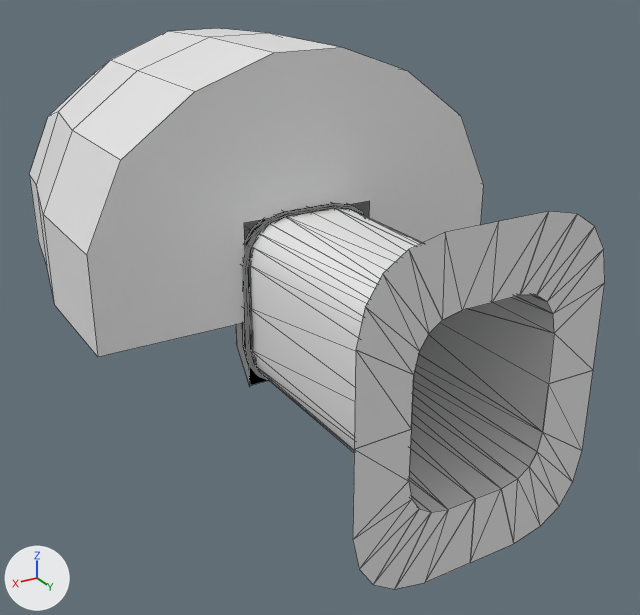
Before and after pictures for a commit that changed the Blender file Models/NeistAir/18AN-24.blend.
The view is the same before and after, from a 50 mm camera at (1.56, 2.65, 1.27) aimed at (-0.11, -0.14, -0.12). Lighting does not change. The marker at lower left points along +X, +Y and +Z. Mesh edges are drawn as thin lines.

Objects in the first picture: 'Hatch_Plane_Frame', 'flange', 'shellCollider', 'tube'.
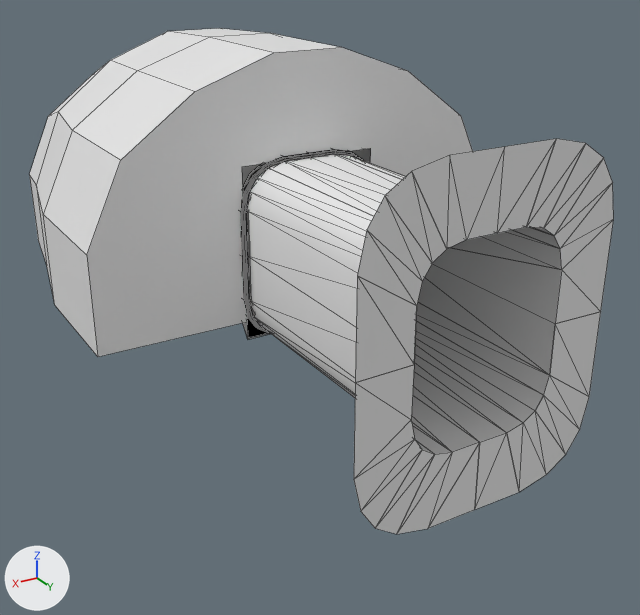
ob_hatch_plane is not drawn itself; it is the parent of ob_hatch_plane_frame, ob_tube.

Where the change shows, as pixel boxes [x1, y1, x2, y2] in the pictures (640 x 615 px; the box of a moved part takes in the faces that stretch with it):
'shellCollider', reshaped (8% shorter): before [30, 28, 484, 387]; after [30, 28, 473, 357]
'flange', moved: before [353, 211, 605, 589]; after [354, 139, 614, 534]
'tube', moved: before [249, 208, 554, 512]; after [247, 154, 562, 454]
'Hatch_Plane_Frame', moved: before [242, 203, 364, 380]; after [241, 150, 364, 334]
part 1 of me_18an_24_iva_002, moved or reshaped: before [233, 145, 484, 325]; after [233, 145, 473, 325]
part 2 of me_18an_24_iva_002, built on: before [236, 323, 250, 387]; after [243, 322, 270, 339]

The change in detail:
me_18an_24_iva_002 has 76 vertices, 60 faces and spans x -0.82..0.82, y -1.67..-0.03, z -0.33..0.89.
me_18an_24_iva_002 is used by ob_shellcollider; parent ob_freeiva; location (0.0, 0.0, 0.0).
Verts and faces of me_18an_24_iva_002; kept vertices keep their numbers, new ones are numbered from 76.
Before the commit, vertices of me_18an_24_iva_002: 14 (0.26, -0.03, 0.32) at pixel (243, 222), 21 (-0.26, -0.03, 0.32) at pixel (369, 200).
Before the commit, vertices of me_18an_24_iva_002: 72 (0.26, -0.03, -0.33) at pixel (249, 387), 73 (0.14, -0.39, -0.33) at pixel (236, 344), 74 (-0.26, -0.03, -0.33), 75 (-0.14, -0.39, -0.33).
Part 1, on me_18an_24_iva_002:
Vertex 14 moves to (0.26, -0.03, 0.52), pixel (241, 166).
Vertex 21 moves to (-0.26, -0.03, 0.52), pixel (370, 148).
Part 2, on me_18an_24_iva_002:
Vertices 72 to 75 move by (0.0, 0.0, 0.2).
New faces: (72, 74, 75, 73).
Object 'Hatch_Plane' (ob_hatch_plane) moves from (0.0, -0.0343, 0.0) to (0.0, -0.0343, 0.2).
